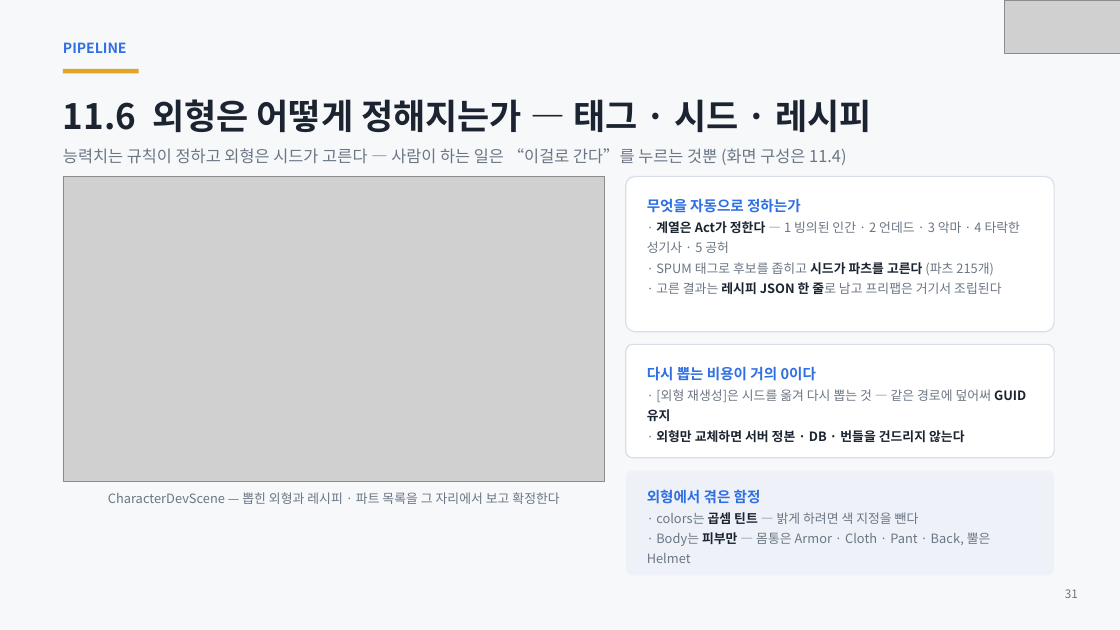
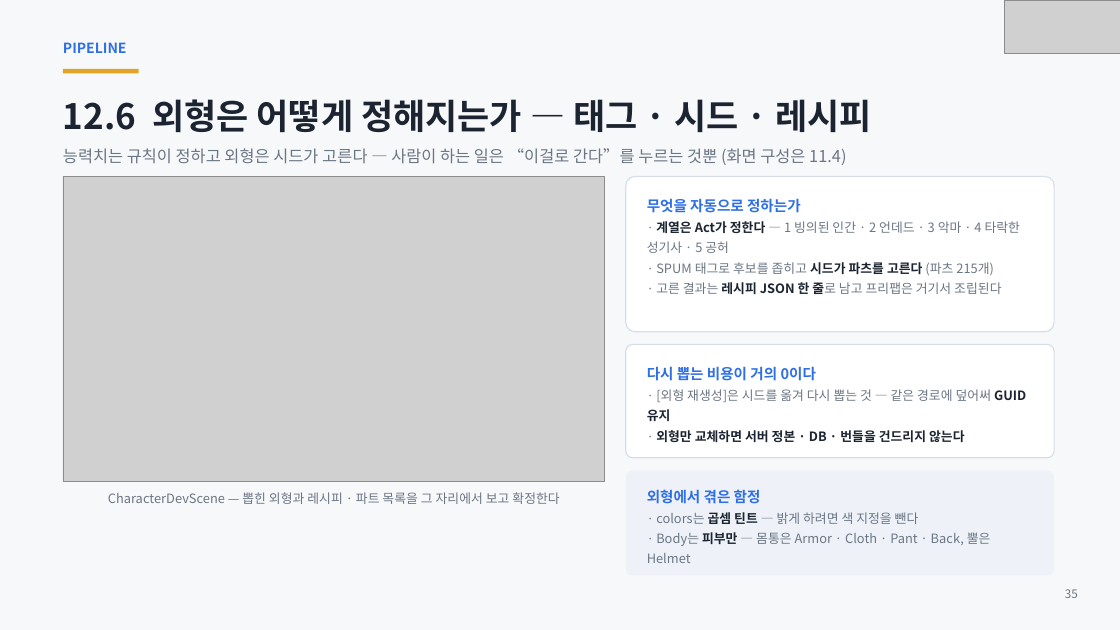
Before and after one commit to ks-wook/com2us-taskbar-hero, a slide deck: slide 35 of docs/com2us-taskbar-hero-발표자료.pptx (slide 31 before the commit). Drawn at 1120x630 pixels with LibreOffice and Linux fonts; fonts in the diff are those of the drawing; grey boxes stand for pictures. Boxes give left, top, right and bottom in pixels: in the first picture for what was removed or moved away, otherwise in the second. Text is boxed around its words. In the diff, an @@ line names an element or a change of style, - is before the commit and + after.

```diff
--- a/docs/com2us-taskbar-hero-발표자료.pptx
+++ b/docs/com2us-taskbar-hero-발표자료.pptx
@@ text at [63,99,872,132]: text changed @@
-11.6 외형은 어떻게 정해지는가 — 태그 · 시드 · 레시피
+12.6 외형은 어떻게 정해지는가 — 태그 · 시드 · 레시피
@@ text at [1065,589,1078,598]: text changed @@
-31
+35
```
Also in this commit, not shown: 29 other slides changed, 4 slides added, 9 other files.
